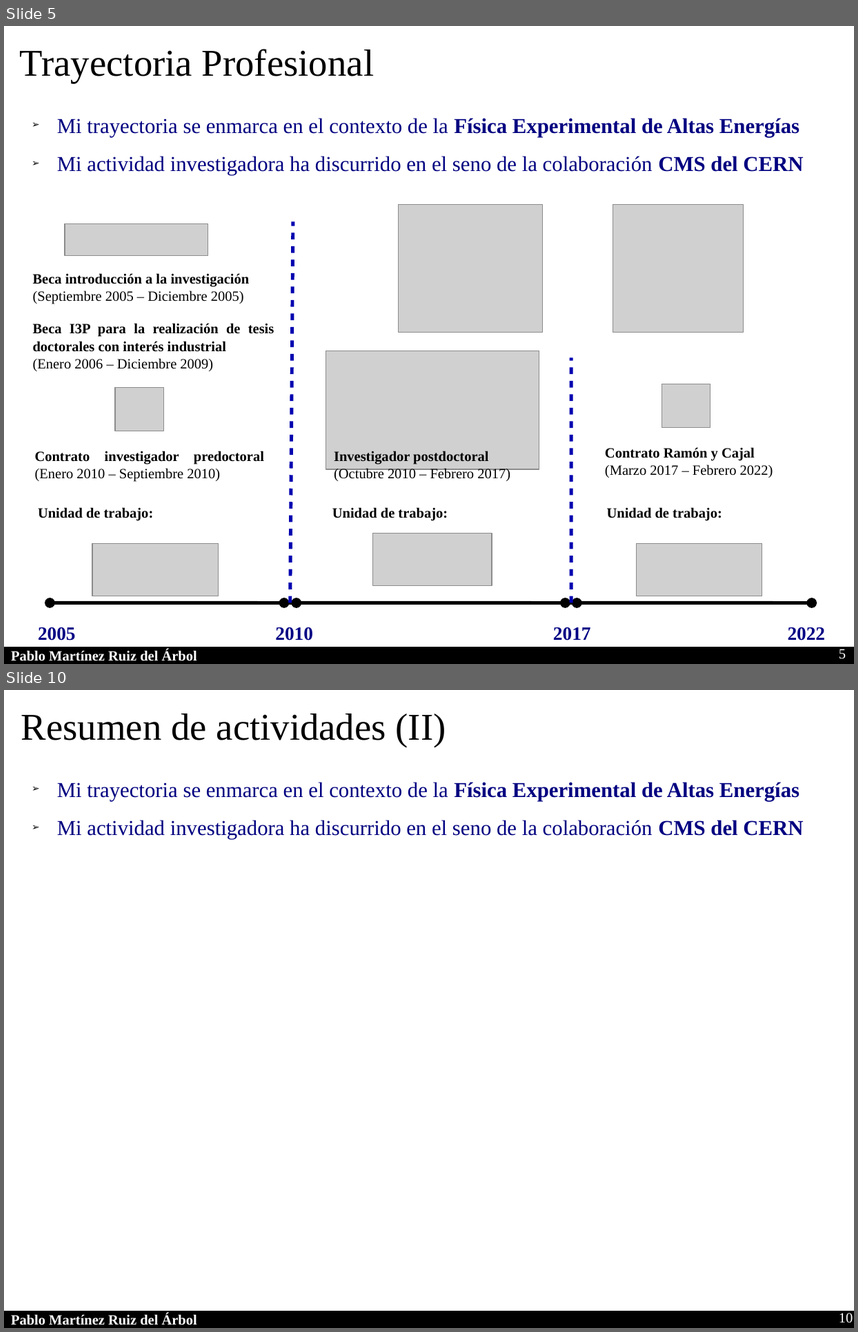
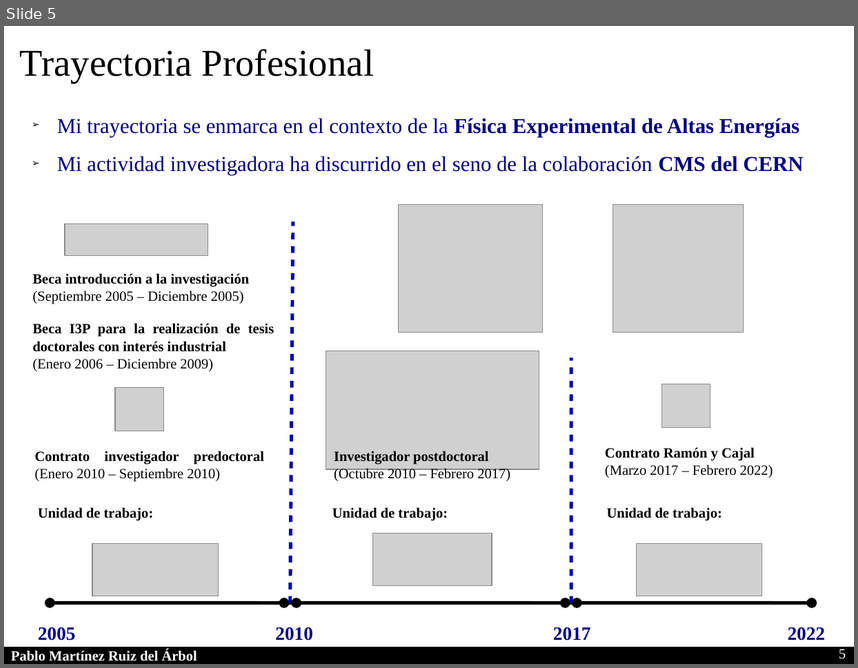
Before and after one commit to parbol/Plaza, a slide deck: Presentacion/Presentacion.odp. Shown one above the other, each under a label of ours: slides 5 and 10 before the commit, slide 5 after it; the slides between them are not shown. The pictures are 858x1332 and 858x668 pixels, drawn with LibreOffice and Linux fonts; fonts in the diff are those of the drawing; grey boxes stand for pictures. Boxes give left, top, right and bottom in pixels: in the first picture for what was removed or moved away, otherwise in the second. Text is boxed around its words. In the diff, an @@ line names an element or a change of style, - is before the commit and + after.

```diff
--- a/Presentacion/Presentacion.odp
+++ b/Presentacion/Presentacion.odp
@@ slide 10 removed at (4,690,854,1328), background #FFFFFF; not listed: 2 template elements that a slide beside it also shows @@
@@ text removed at (21,713,446,747) @@
-Resumen de actividades (II)
@@ text removed at (57,782,803,839) @@
-➢ Mi trayectoria se enmarca en el contexto de la Física Experimental de Altas Energías
-➢ Mi actividad investigadora ha discurrido en el seno de la colaboración CMS del CERN
@@ page number removed at (839,1312,853,1322) @@
-10
```
Also in this commit, not shown: 4 slides changed, 5 slides added, 1 other slide removed.
